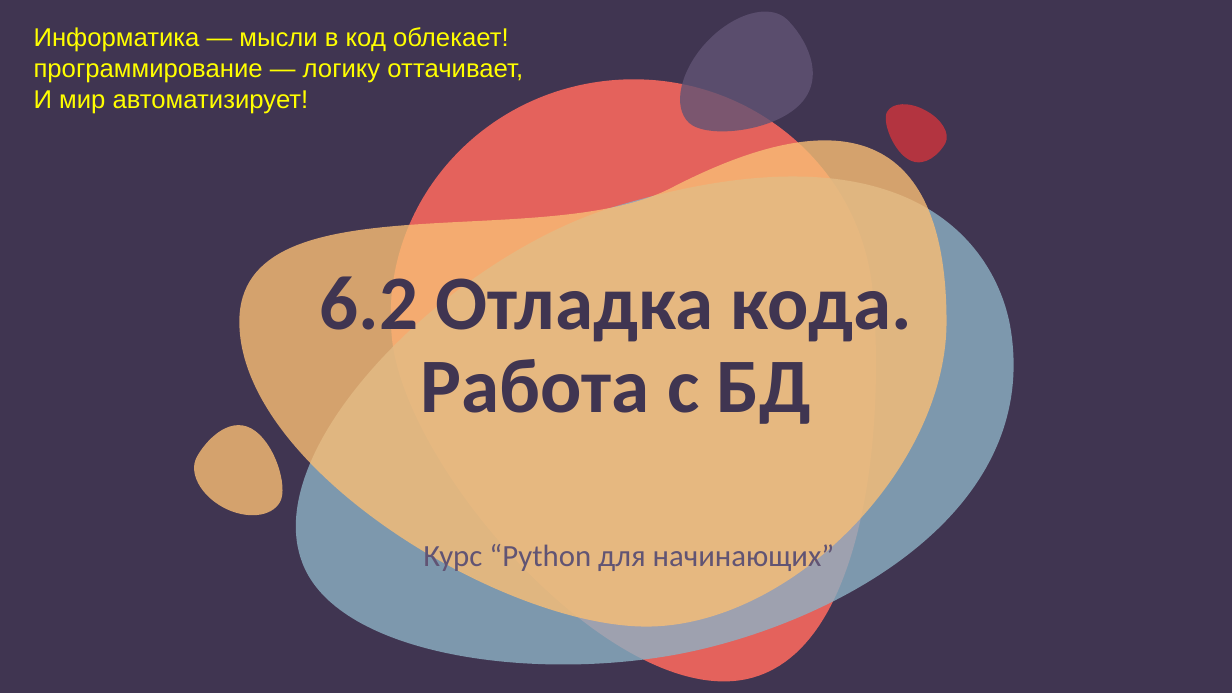
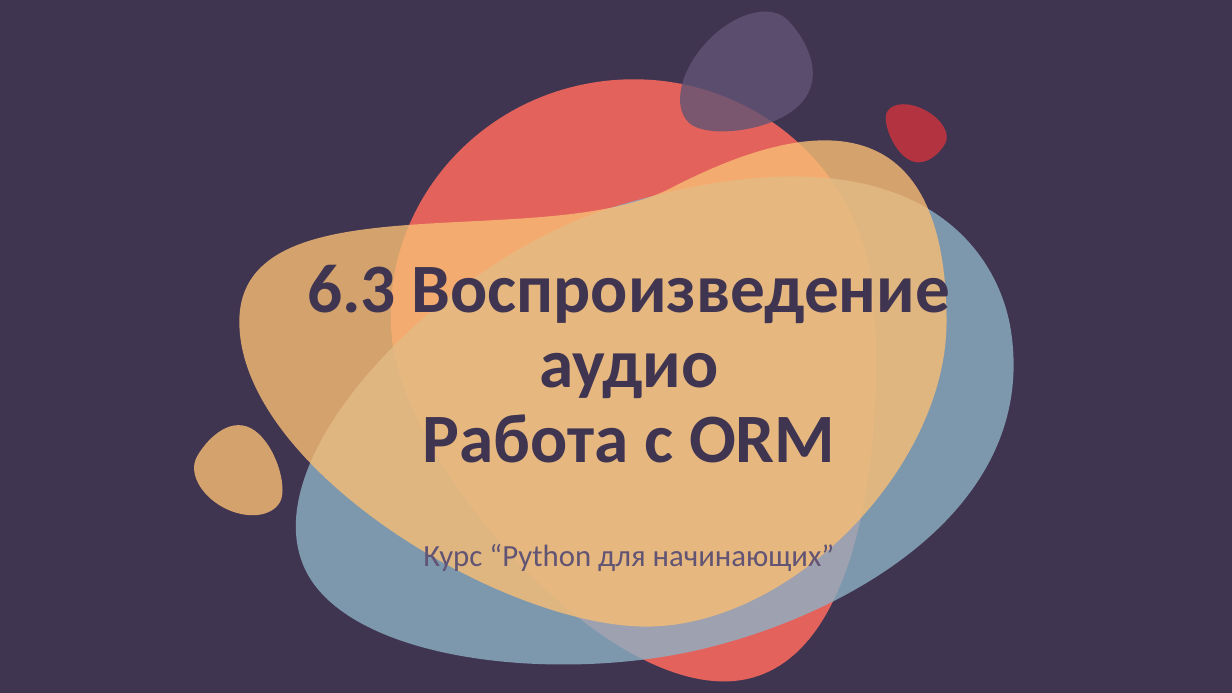
Before and after one commit to nesrv/python-for-odin.study, a slide deck: slide 1 of m6-3-audio-bd/презентация.pptx. Drawn at 1232x693 pixels with LibreOffice and Linux fonts; fonts in the diff are those of the drawing. Boxes give left, top, right and bottom in pixels: in the first picture for what was removed or moved away, otherwise in the second. Text is boxed around its words. In the diff, an @@ line names an element or a change of style, - is before the commit and + after.

```diff
--- a/m6-3-audio-bd/презентация.pptx
+++ b/m6-3-audio-bd/презентация.pptx
@@ text removed at [34, 27, 523, 114] @@
-Информатика — мысли в код облекает!
-программирование — логику оттачивает,
-И мир автоматизирует!
@@ title at [307, 254, 950, 463]: text changed; size 60 to 54 pt @@
-6.2 Отладка кода. Работа с БД
+6.3 Воспроизведение аудио
+Работа с ORM
```
Also in this commit, not shown: 3 slides added, 4 slides removed, 7 other files.
